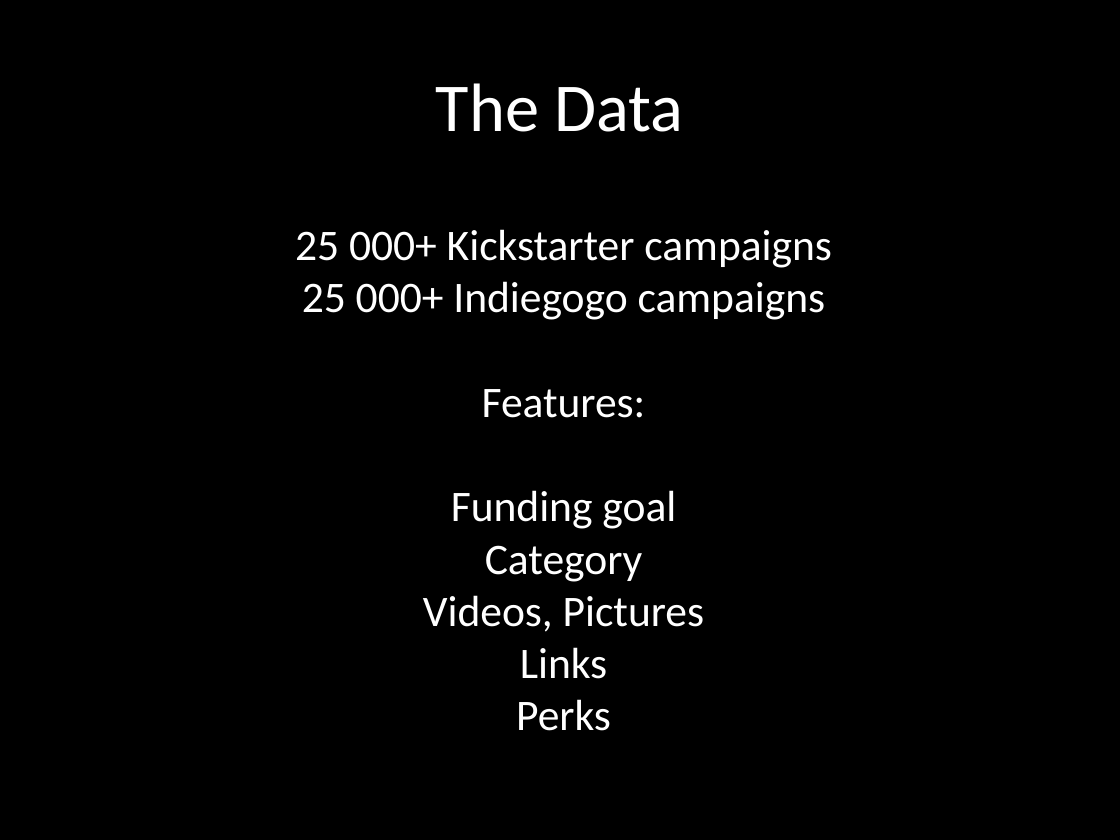
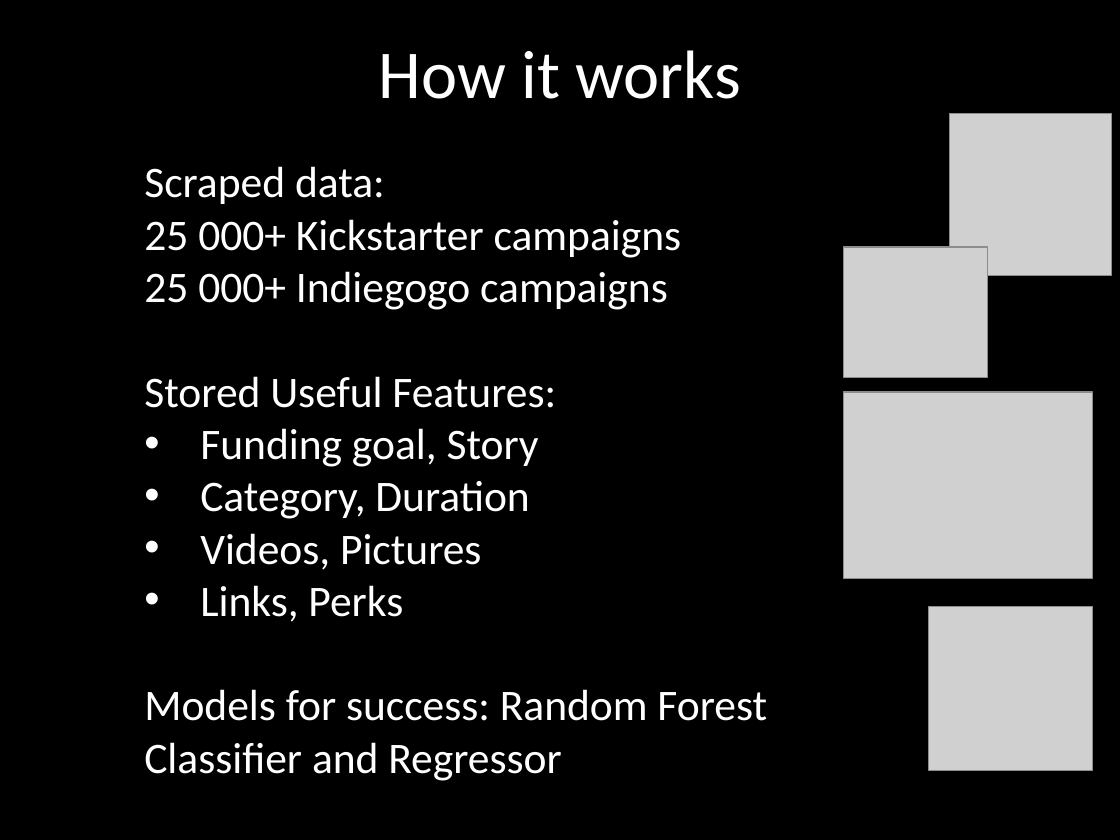
Before and after one commit to mtrotter/insight_proj, a slide deck: slide 4 of Ppt_Demo.pptx. Drawn at 1120x840 pixels with LibreOffice and Linux fonts; fonts in the diff are those of the drawing; grey boxes stand for pictures. Boxes give left, top, right and bottom in pixels: in the first picture for what was removed or moved away, otherwise in the second. Text is boxed around its words. In the diff, an @@ line names an element or a change of style, - is before the commit and + after.

```diff
--- a/Ppt_Demo.pptx
+++ b/Ppt_Demo.pptx
@@ title at bbox=[379, 50, 740, 99]: text changed @@
-The Data
+How it works
@@ picture added at bbox=[950, 113, 1111, 274] @@
@@ text "Scraped data:": place and size @@
-text "Scraped data:" at bbox=[295, 229, 832, 731]
+text "Scraped data:" at bbox=[144, 166, 767, 781]
@@ text at bbox=[144, 166, 385, 204]: paragraph added @@
+Scraped data:
@@ text at bbox=[144, 219, 682, 570]: alignment centre to left; bullet none to • @@
@@ picture added at bbox=[843, 248, 988, 377] @@
@@ text at bbox=[144, 376, 556, 519]: text changed @@
-Features:
-Funding goal
-Category
+Stored Useful Features:
+• Funding goal, Story
+• Category, Duration
@@ picture added at bbox=[843, 392, 1092, 579] @@
@@ text at bbox=[144, 585, 767, 781]: text changed @@
-Links
-Perks
+• Links, Perks
+Models for success: Random Forest Classifier and Regressor
@@ picture added at bbox=[928, 606, 1092, 769] @@
```
Also in this commit, not shown: 3 other slides changed, 2 slides added, 2 slides removed, 16 other files.
